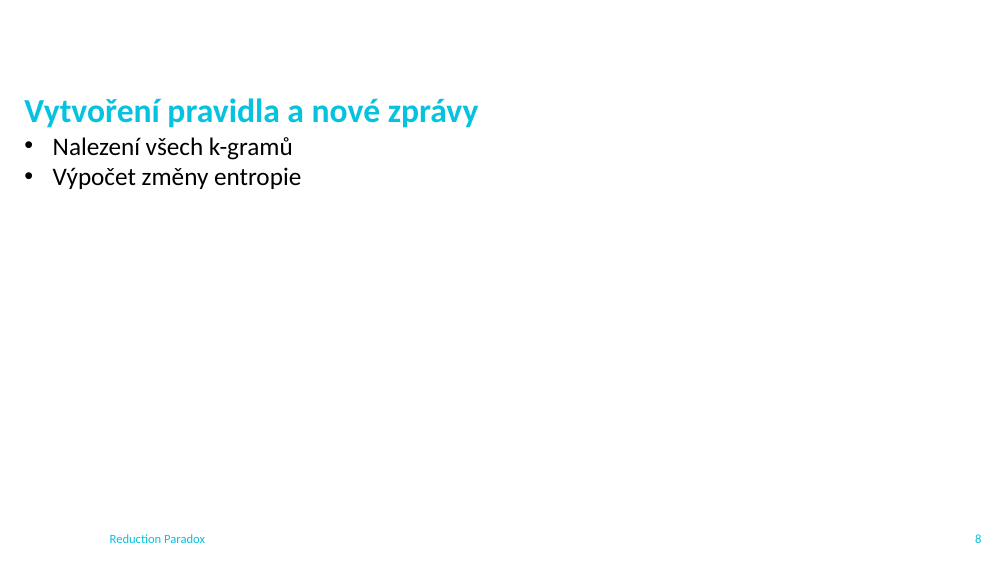
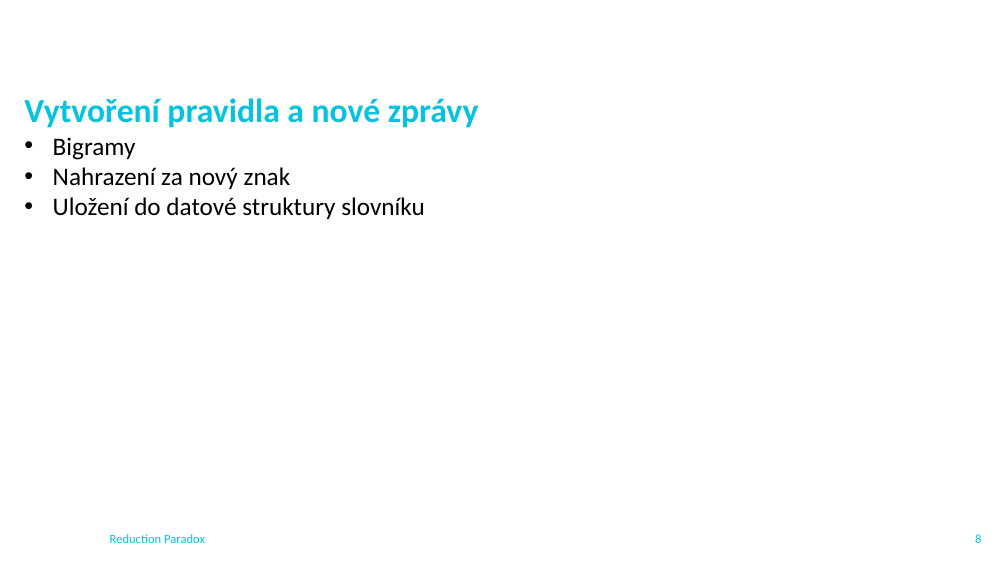
Before and after one commit to pro0255/AKS, a slide deck: slide 9 of project_presentation/pro0255.pptx. Drawn at 1008x567 pixels with LibreOffice and Linux fonts; fonts in the diff are those of the drawing; background and template pictures are left out. Boxes give left, top, right and bottom in pixels: in the first picture for what was removed or moved away, otherwise in the second. Text is boxed around its words. In the diff, an @@ line names an element or a change of style, - is before the commit and + after.

```diff
--- a/project_presentation/pro0255.pptx
+++ b/project_presentation/pro0255.pptx
@@ text at <box>53,137,425,219</box>: text changed @@
-• Nalezení všech k-gramů
-• Výpočet změny entropie
+• Bigramy
+• Nahrazení za nový znak
+• Uložení do datové struktury slovníku
```
Also in this commit, not shown: 11 other slides changed, 1 slide added, 1 slide removed, 13 other files.
